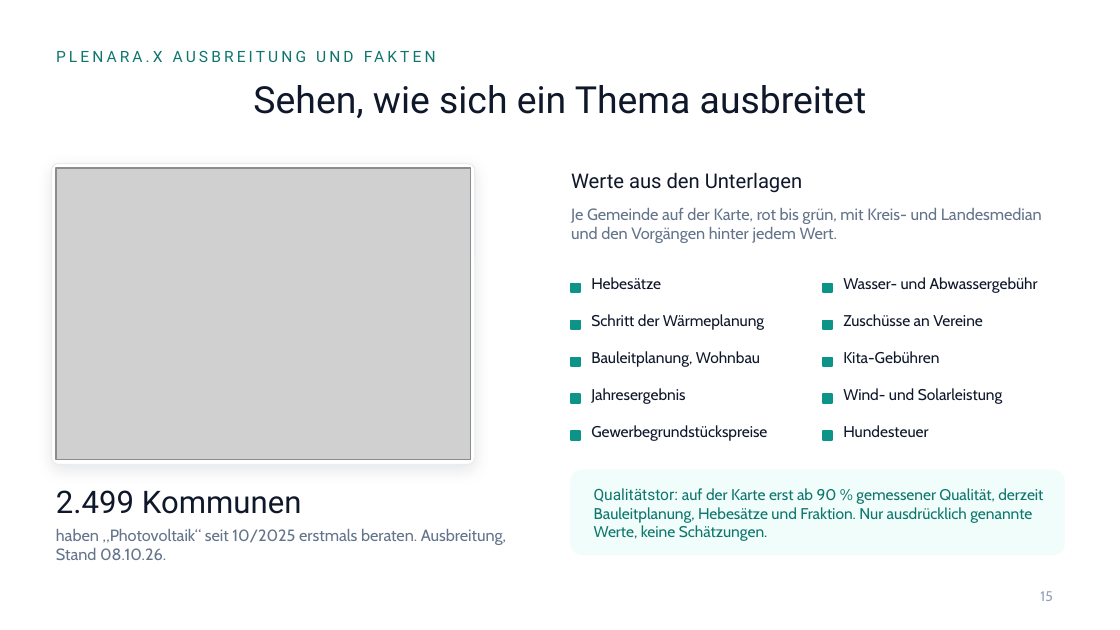
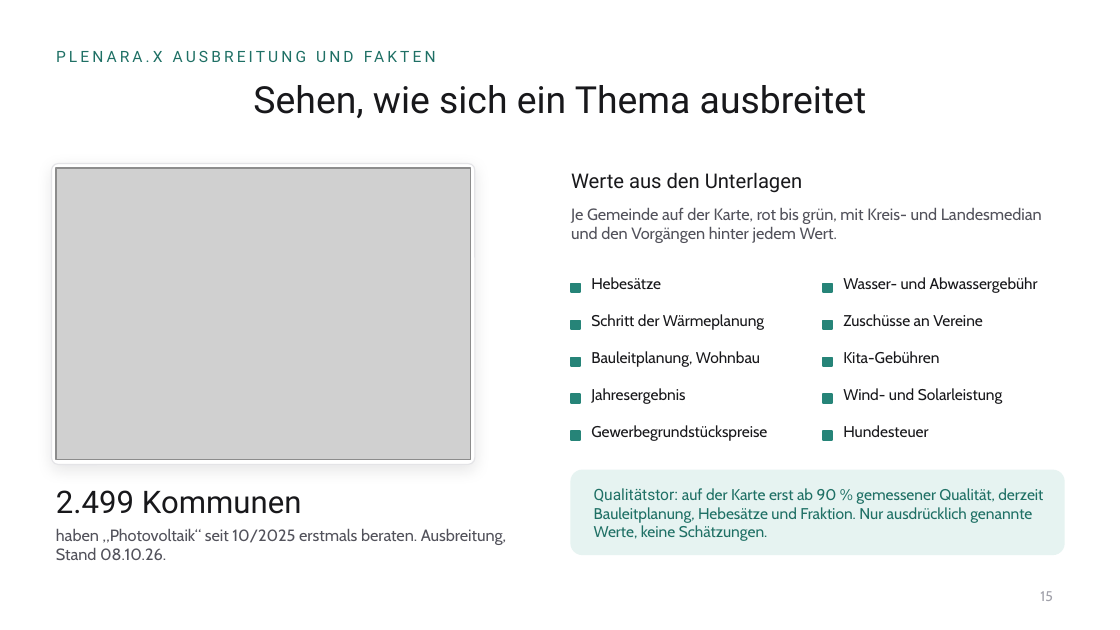
Before and after one commit to EsMa001/Ratsmonitor, a slide deck: slide 15 of docs/design/praesentation/plenara-firmenpraesentation.pptx. Drawn at 1120x630 pixels with LibreOffice and Linux fonts; fonts in the diff are those of the drawing; grey boxes stand for pictures; background and template pictures are left out. Boxes give left, top, right and bottom in pixels: in the first picture for what was removed or moved away, otherwise in the second. Text is boxed around its words. In the diff, an @@ line names an element or a change of style, - is before the commit and + after.

```diff
--- a/docs/design/praesentation/plenara-firmenpraesentation.pptx
+++ b/docs/design/praesentation/plenara-firmenpraesentation.pptx
@@ text "PLENARA.X AUSBREITUNG UND FAKTEN" at <box>153,51,163,62</box>: text colour #0F766E to #1F7065 @@
@@ text "Je Gemeinde auf der Karte, ..." at <box>571,207,1042,243</box>: text colour #64748B to #52525B @@
@@ fill #0D9488 to #268478; outline #0D9488 1 pt to #268478 1 pt in 10 elements at <box>571,283,580,292</box>, <box>823,283,832,292</box>, <box>571,320,580,329</box>, <box>823,320,832,329</box>, <box>571,357,580,366</box>, <box>823,357,832,366</box>, <box>571,394,580,403</box>, <box>823,394,832,403</box>, <box>571,431,580,440</box>, <box>823,431,832,440</box> @@
@@ text colour #0F172A to #18181B in 13 elements at <box>253,85,866,118</box>, <box>56,490,302,514</box>, <box>571,173,802,193</box>, <box>591,277,661,289</box>, <box>843,277,1038,293</box>, <box>591,314,764,330</box>, <box>843,314,983,326</box>, <box>591,351,760,367</box>, <box>843,351,939,364</box>, <box>591,388,685,404</box>, <box>843,388,1003,404</box>, <box>591,425,767,441</box>, <box>843,425,928,437</box> @@
@@ rounded rectangle at <box>571,470,1064,554</box>: fill #F0FDFA to #E6F3F1; outline #F0FDFA 1 pt to #E6F3F1 1 pt @@
@@ text "Qualitätstor: auf der Karte erst ..." at <box>594,488,1043,541</box>: text colour #0F766E to #1F7065 @@
@@ text "haben „Photovoltaik“ seit 10/2025 erstmals ..." at <box>56,528,506,560</box>: text colour #64748B to #52525B @@
```
Also in this commit, not shown: 17 other slides changed, 34 other files.
